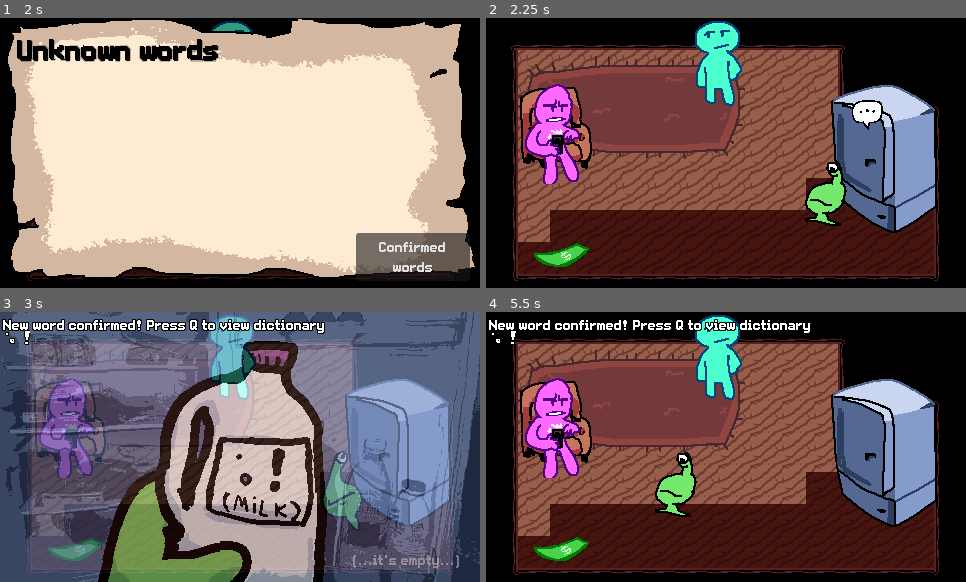
Above: before the commit, frames 1-4 (two rows, left to right).
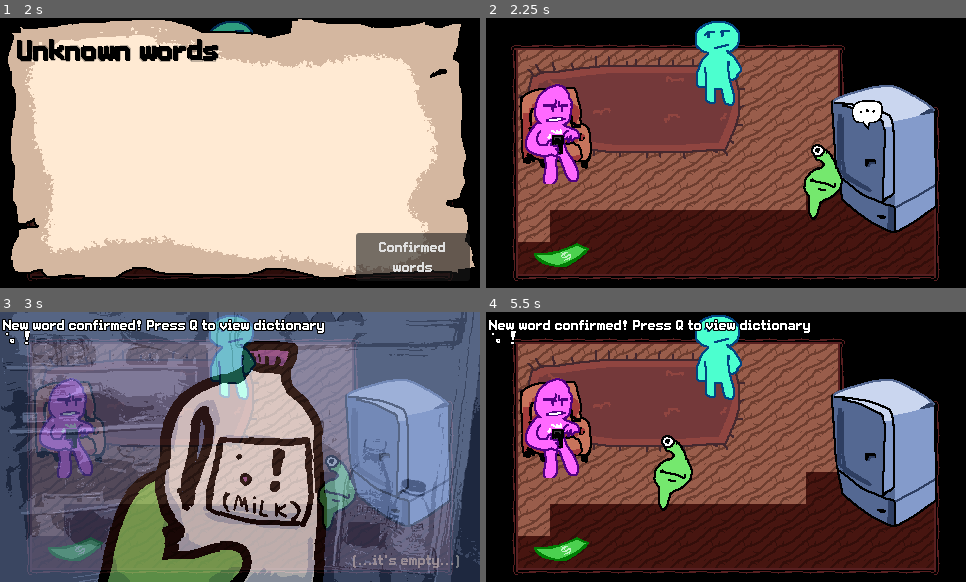
Above: after the commit, the same moments.

Repository: hryspider/GGJ-Committee-Team26
Game: Godot game, scene res://rooms/title_screen.tscn
Two runs of this game, one before a commit and one after it. Both use one fixed random seed, a clock stepped at 60 frames per second and the inputs below.
Inputs (mouse positions are in pixels of both pictures, inside the frame that each line leads up to):
- Up to frame 1 (2 s): click "Proceed" at 0.5 s; tap Enter at 1.25 s; move the mouse to (345, 139) at 1.27 s; hold D (right) from 1.28 s (still down); click (345, 139) at 1.35 s; tap Q (dictionary) at 1.55 s
- Up to frame 2 (2.25 s): move the mouse to (630, 166) at 2.02 s; release D (right) at 2.03 s; hold S (down) from 2.03 s (still down); tap Q (dictionary) at 2.1 s
- Up to frame 3 (3 s): click (144, 460) at 2.3 s; tap Q (dictionary) at 2.75 s; move the mouse to (288, 387) at 2.77 s; release S (down) at 2.78 s; hold D (right) from 2.78 s (still down); click (288, 387) at 2.85 s
- Up to frame 4 (5.5 s): tap Q (dictionary) at 3.05, 3.5, 3.6, 4.25, 4.55, 5 s; move the mouse to (702, 501) at 3.52 s; release D (right) at 3.53 s; hold W (up) 3.53-4.28 s; click (702, 501) at 3.8 s; move the mouse to (870, 487) at 4.27 s; hold A (left) from 4.28 s (still down); tap E (interact) at 4.35 s; move the mouse to (582, 406) at 5.02 s; click (582, 406) at 5.1 s

Frame 1 is identical in both runs. In frame 2, 1.4% of the frame differs, in the area x 66-76%, y 46-78%; in frame 3, 1.1%; in frame 4, 1.4%, in the area x 34-44%, y 45-76%.

Commit message:
level 1 stuff

Diff:
--- a/globals/langauge_globals.gd
+++ b/globals/langauge_globals.gd
@@ -5,7 +5,7 @@
 @onready var player_dictionary = {
 }
 
-@onready var english_to_gleep = {'where': 'pdl', 'me': 'n',  …(340 unchanged characters)… ', 'good': 'fks', 'bad': 'ss', 'beer': 'prg', 'wife': 'rt', 'you': 'jn', 'work': 'pd'}
+@onready var english_to_gleep = {'where': 'pdl', 'me': 'n',  …(340 unchanged characters)… ', 'good': 'fks', 'bad': 'ss', 'beer': 'cc', 'wife': 'rt', 'you': 'jn', 'work': 'pd'}
 
 var gleep_to_english = {}
 
--- a/objects/glorp.gd
+++ b/objects/glorp.gd
@@ -49,7 +49,10 @@
 			sprite.play("idle")
 		point_eye_to_mouse()
 		move_and_slide()
+	else:
+		sprite.play("idle")
 	mask_behaviour()
+
 
 func point_eye_to_mouse():
 	eye.offset = (eye.global_position - get_global_mouse_position()).normalized() * -2
--- a/rooms/office_entrance.tscn
+++ b/rooms/office_entrance.tscn
@@ -13,6 +13,7 @@
 [ext_resource type="PackedScene" uid="uid://b52srq1yj0mr5" path="res://ui/dictionary_manager.tscn" id="11_x8mea"]
 [ext_resource type="Script" uid="uid://diml3436rvtyt" path="res://ui/transition.gd" id="12_b2idv"]
 [ext_resource type="PackedScene" uid="uid://bi3crvixcrebg" path="res://rooms/office_desk.tscn" id="13_oj7cl"]
+[ext_resource type="PackedScene" uid="uid://cxi1s7yovutcc" path="res://ui/beer_overlay.tscn" id="14_fwgqt"]
 
 [sub_resource type="TileSetAtlasSource" id="TileSetAtlasSource_r2o6t"]
 texture = ExtResource("1_buiua")
@@ -545,6 +546,8 @@
 [sub_resource type="RectangleShape2D" id="RectangleShape2D_fwgqt"]
 size = Vector2(157, 48)
 
+[sub_resource type="SpriteFrames" id="SpriteFrames_fwgqt"]
+
 [node name="Node2D" type="Node2D" unique_id=1203436009]
 
 [node name="TileMap" type="TileMap" parent="." unique_id=14837295]
@@ -554,7 +557,7 @@
 layer_0/tile_data = PackedInt32Array(0, 65537, 65536, 7, 1, 268435456, 65543, 1, 268435456, 131079, 1, 268435456, 19661 …(782 unchanged characters)…
 
 [node name="Beer" type="Sprite2D" parent="." unique_id=235881280]
-position = Vector2(289, 81.5)
+position = Vector2(333.5, 96.5)
 texture = ExtResource("2_7svm4")
 
 [node name="Stark" parent="." unique_id=1006169553 instance=ExtResource("3_jrkp6")]
@@ -596,7 +599,16 @@
 [node name="CollisionShape2D" type="CollisionShape2D" parent="Area2D" unique_id=1456851776]
 shape = SubResource("RectangleShape2D_fwgqt")
 
+[node name="NPC" parent="." unique_id=1157126481 instance=ExtResource("3_jrkp6")]
+position = Vector2(333.5, 99)
+spriteframes = SubResource("SpriteFrames_fwgqt")
+
+[node name="Beer Overlay" parent="." unique_id=49455143 instance=ExtResource("14_fwgqt")]
+visible = false
+
 [connection signal="talk" from="Stark" to="SoloStarkCtscn" method="start_dialog"]
 [connection signal="finished" from="SoloStarkCtscn" to="AnimationPlayer" method="play" binds= ["boss_walk_in"]]
 [connection signal="finished" from="BossCtscn" to="AnimationPlayer" method="play" binds= ["stark_leave"]]
 [connection signal="body_entered" from="Area2D" to="Area2D" method="transition"]
+[connection signal="talk" from="NPC" to="Beer Overlay" method="appear"]
+[connection signal="finished" from="Beer Overlay" to="NPC" method="finished_dialog"]
--- a/rooms/roomate_house.gd
+++ b/rooms/roomate_house.gd
@@ -1,5 +1,5 @@
 extends Node2D
-@onready var questioner = $Questioner
+@onready var questioner = $CanvasLayer/Questioner
 
 
 var flags = [false, false, false]
@@ -32,3 +32,4 @@
 
 func _on_questioner_satisfied():
 	stage = 2
+	print("yeah")
--- a/rooms/roomate_house.tscn
+++ b/rooms/roomate_house.tscn
@@ -476,7 +476,7 @@
 script = ExtResource("18_rxgj1")
 speaker = NodePath("../CyanNPC")
 animations = Dictionary[NodePath, String]({
-NodePath("../CyanNPC"): "talk"
+NodePath("../CyanNPC"): "idle"
 })
 content = "glorp must work"
 duration = 4.0
@@ -538,10 +538,10 @@
 position = Vector2(60, 269)
 spriteframes = SubResource("SpriteFrames_gcgwm")
 
-[node name="Milk Overlay" parent="." unique_id=217854680 instance=ExtResource("10_vlxrc")]
+[node name="Money Overlay" parent="." unique_id=49455143 instance=ExtResource("12_asref")]
 visible = false
 
-[node name="Money Overlay" parent="." unique_id=49455143 instance=ExtResource("12_asref")]
+[node name="Milk Overlay" parent="." unique_id=1224613659 instance=ExtResource("10_vlxrc")]
 visible = false
 
 [node name="Node" parent="." unique_id=515690549 instance=ExtResource("13_aesho")]
@@ -563,12 +563,10 @@
 [node name="DialogManager" parent="." unique_id=167636923 instance=ExtResource("13_aesho")]
 data = Array[ExtResource("18_rxgj1")]([SubResource("Resource_rxgj1"), SubResource("Resource_7ofkf"), SubResource("Resou …(478 unchanged characters)…
 
-[node name="Questioner" parent="." unique_id=2128525150 instance=ExtResource("20_gu4tk")]
+[node name="CanvasLayer" type="CanvasLayer" parent="." unique_id=1096116649]
+
+[node name="Questioner" parent="CanvasLayer" unique_id=2128525150 instance=ExtResource("20_gu4tk")]
 z_index = 99
-offset_left = 237.0
-offset_top = 145.0
-offset_right = 237.0
-offset_bottom = 145.0
 word = "work"
 instructions = "It looks like the humans want you to \"get\" this... What do you think it means? Guess by clicking it in the dictionary (press Q). You can talk to them to hear the conversation again. It’s best to try to guess some other words first. Also, you can inspect the room for clues…"
 aliases = ["job", "work", "hire", "jobs"]
@@ -576,11 +574,11 @@
 [connection signal="talk" from="PinkNPC" to="DialogManager" method="start_dialog"]
 [connection signal="talk" from="NPC2" to="Milk Overlay" method="appear"]
 [connection signal="talk" from="NPC4" to="Money Overlay" method="appear"]
-[connection signal="finished" from="Milk Overlay" to="." method="_on_milk_overlay_finished"]
-[connection signal="finished" from="Milk Overlay" to="NPC2" method="finished_dialog"]
 [connection signal="finished" from="Money Overlay" to="." method="_on_money_overlay_finished"]
 [connection signal="finished" from="Money Overlay" to="Glorp" method="finished_dialog"]
 [connection signal="finished" from="Money Overlay" to="NPC4" method="finished_dialog"]
+[connection signal="finished" from="Milk Overlay" to="." method="_on_milk_overlay_finished"]
+[connection signal="finished" from="Milk Overlay" to="NPC2" method="finished_dialog"]
 [connection signal="finished" from="DialogManager" to="." method="_on_dialog_manager_finished"]
 [connection signal="finished" from="DialogManager" to="PinkNPC" method="finished_dialog"]
-[connection signal="satisfied" from="Questioner" to="." method="_on_questioner_satisfied"]
+[connection signal="satisfied" from="CanvasLayer/Questioner" to="." method="_on_questioner_satisfied"]
--- /dev/null
+++ b/ui/beer_overlay.tscn
@@ -0,0 +1,26 @@
+[gd_scene format=3 uid="uid://cxi1s7yovutcc"]
+
+[ext_resource type="Script" uid="uid://s5h05twrmbuc" path="res://objects/overlay.gd" id="1_c6876"]
+[ext_resource type="Material" uid="uid://v34j4uwqvkvk" path="res://shaders/pixel_jitter_material.tres" id="2_qf51l"]
+[ext_resource type="Shader" uid="uid://btxr4e7dfnmlk" path="res://shaders/pixel_jitter.gdshader" id="3_g5hlc"]
+[ext_resource type="Texture2D" uid="uid://covlcq568bg7j" path="res://images/beerbg.png" id="3_qf51l"]
+[ext_resource type="Texture2D" uid="uid://bx61g7an5fuee" path="res://images/beerhands.png" id="5_p3vkp"]
+
+[sub_resource type="ShaderMaterial" id="ShaderMaterial_qf51l"]
+shader = ExtResource("3_g5hlc")
+
+[node name="Beer Overlay" type="CanvasGroup" unique_id=49455143]
+z_index = 999
+script = ExtResource("1_c6876")
+words_learned = Array[String](["cc"])
+
+[node name="Beerbg" type="Sprite2D" parent="." unique_id=609745426]
+material = ExtResource("2_qf51l")
+instance_shader_parameters/localjitterscale = -1.0
+texture = ExtResource("3_qf51l")
+centered = false
+
+[node name="Beerhand" type="Sprite2D" parent="." unique_id=943507470]
+material = SubResource("ShaderMaterial_qf51l")
+position = Vector2(202, 154)
+texture = ExtResource("5_p3vkp")
--- a/ui/questioner.gd
+++ b/ui/questioner.gd
@@ -3,31 +3,40 @@
 @export var word = ""
 @export var instructions = ""
 @export var aliases = []
-@onready var instructions_label = $Instructions
-@onready var word_label = $Word
+@onready var instructions_label = $Main/VBoxContainer/Instructions
+@onready var word_label = $Main/VBoxContainer/Word
+@onready var minihint = $Minihint
+@onready var main = $Main
 
 var active = false
 
 signal satisfied
 
 func _ready():
-	hide()
+	minihint.hide()
+	main.hide()
 	word_label.text = LangaugeGlobals.english_to_gleep[word]
+	minihint.text = word_label.text
 	instructions_label.text = instructions
 
 
 func activate():
-	visible = true
+	main.show()
 	await get_tree().create_timer(1.0).timeout
+	active = true
 
 func _process(delta: float):
 	if active:
 		if visible:
 			get_tree().get_first_node_in_group("player").can_move = false
 			if Input.is_action_just_pressed("click"):
-				visible = false
+				main.visible = false
+				minihint.visible = true
 				get_tree().get_first_node_in_group("player").can_move = true
 		else:
-			if aliases.has(LangaugeGlobals.player_dictionary[word]):
-				emit_signal("satisfied")
-				active = false
+			if LangaugeGlobals.player_dictionary.has(word):
+				print("ok!")
+				if aliases.has(LangaugeGlobals.player_dictionary[word]):
+					emit_signal("satisfied")
+					active = false
+					hide()
--- a/ui/questioner.tscn
+++ b/ui/questioner.tscn
@@ -20,7 +20,36 @@
 mouse_filter = 2
 script = ExtResource("1_rrcm0")
 
-[node name="Sprite2D" type="TextureRect" parent="." unique_id=1199595506]
+[node name="Minihint" type="Label" parent="." unique_id=2065532270]
+visible = false
+layout_mode = 1
+anchors_preset = 3
+anchor_left = 1.0
+anchor_top = 1.0
+anchor_right = 1.0
+anchor_bottom = 1.0
+offset_left = -80.0
+offset_top = -80.0
+grow_horizontal = 0
+grow_vertical = 0
+theme_override_colors/font_color = Color(1, 0.9666667, 0, 1)
+theme_override_colors/font_outline_color = Color(0, 0, 0, 1)
+theme_override_constants/outline_size = 3
+theme_override_fonts/font = ExtResource("4_qhjgo")
+theme_override_font_sizes/font_size = 32
+text = "c"
+horizontal_alignment = 2
+vertical_alignment = 2
+
+[node name="Main" type="Control" parent="." unique_id=817568808]
+layout_mode = 1
+anchors_preset = 15
+anchor_right = 1.0
+anchor_bottom = 1.0
+grow_horizontal = 2
+grow_vertical = 2
+
+[node name="Sprite2D" type="TextureRect" parent="Main" unique_id=1199595506]
 material = ExtResource("1_jwbwj")
 instance_shader_parameters/localjitterscale = -1.0
 layout_mode = 1
@@ -31,22 +60,22 @@
 grow_vertical = 2
 texture = ExtResource("2_qhjgo")
 
-[node name="Label" type="Label" parent="." unique_id=1166098225]
+[node name="VBoxContainer" type="VBoxContainer" parent="Main" unique_id=1966316281]
+layout_mode = 1
+anchors_preset = 15
+anchor_right = 1.0
+anchor_bottom = 1.0
+offset_left = 35.0
+offset_right = -35.0
+grow_horizontal = 2
+grow_vertical = 2
+alignment = 1
+
+[node name="Label" type="Label" parent="Main/VBoxContainer" unique_id=1166098225]
 material = ExtResource("1_jwbwj")
 instance_shader_parameters/color = Color(0.96862745, 0, 0, 1)
 instance_shader_parameters/localjitterscale = 1.0
-layout_mode = 1
-anchors_preset = 8
-anchor_left = 0.5
-anchor_top = 0.5
-anchor_right = 0.5
-anchor_bottom = 0.5
-offset_left = -135.0
-offset_top = -92.0
-offset_right = 135.0
-offset_bottom = -52.0
-grow_horizontal = 2
-grow_vertical = 2
+layout_mode = 2
 theme_override_colors/font_color = Color(0, 0.75, 1, 1)
 theme_override_colors/font_shadow_color = Color(0, 0, 0, 1)
 theme_override_fonts/font = ExtResource("2_78wh3")
@@ -54,44 +83,27 @@
 text = "What's That Word?"
 horizontal_alignment = 1
 
-[node name="Instructions" type="Label" parent="." unique_id=1098329615]
-material = ExtResource("1_jwbwj")
-instance_shader_parameters/color = Color(0, 0, 0, 1)
-instance_shader_parameters/localjitterscale = 1.0
-layout_mode = 1
-anchors_preset = 8
-anchor_left = 0.5
-anchor_top = 0.5
-anchor_right = 0.5
-anchor_bottom = 0.5
-offset_left = -212.0
-offset_top = 17.0
-offset_right = 212.0
-offset_bottom = 121.5
-grow_horizontal = 2
-grow_vertical = 2
-theme_override_fonts/font = ExtResource("2_78wh3")
-text = "instruction"
-horizontal_alignment = 1
-autowrap_mode = 2
-
-[node name="Word" type="Label" parent="." unique_id=637386748]
+[node name="Word" type="Label" parent="Main/VBoxContainer" unique_id=637386748]
 material = ExtResource("1_jwbwj")
 instance_shader_parameters/color = Color(0, 0.60383826, 0.5069849, 1)
 instance_shader_parameters/localjitterscale = 1.0
-layout_mode = 1
-anchors_preset = 15
-anchor_right = 1.0
-anchor_bottom = 1.0
-offset_top = -16.0
-offset_bottom = -16.0
-grow_horizontal = 2
-grow_vertical = 2
+layout_mode = 2
 theme_override_colors/font_color = Color(0, 0.75, 1, 1)
 theme_override_colors/font_shadow_color = Color(0, 0, 0, 1)
 theme_override_fonts/font = ExtResource("2_78wh3")
 theme_override_font_sizes/font_size = 32
-text = "op"
+text = "c"
 label_settings = SubResource("LabelSettings_rrcm0")
 horizontal_alignment = 1
 vertical_alignment = 1
+
+[node name="Instructions" type="Label" parent="Main/VBoxContainer" unique_id=1098329615]
+material = ExtResource("1_jwbwj")
+instance_shader_parameters/color = Color(0, 0, 0, 1)
+instance_shader_parameters/localjitterscale = 1.0
+layout_mode = 2
+theme_override_fonts/font = ExtResource("2_78wh3")
+theme_override_font_sizes/font_size = 12
+text = "instruction"
+horizontal_alignment = 1
+autowrap_mode = 2
Binary file added: images/beerbg.png
Not shown, added: images/beerbg.png.import
Binary file added: images/beerhands.png
Not shown, added: images/beerhands.png.import
Not shown: 1 places in rooms/roomate_house.tscn that only renumber resources
Not shown: 1 places in ui/milk_overlay.tscn that only renumber resources
Not shown, changed: .DS_Store
